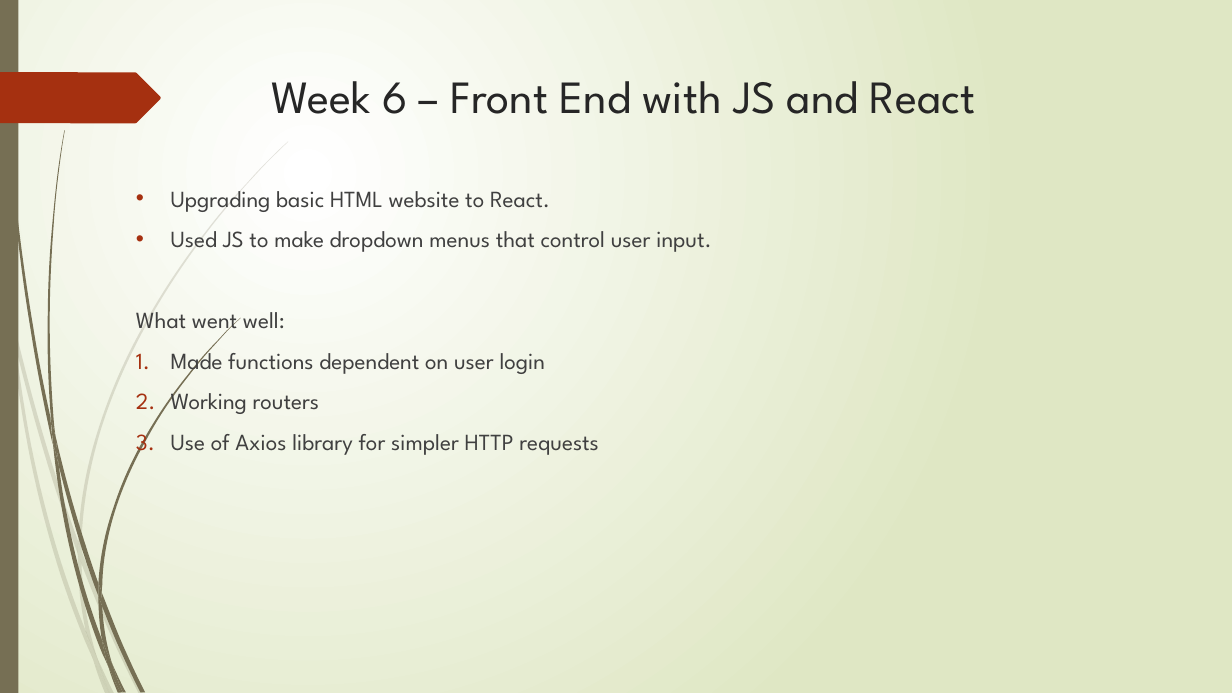
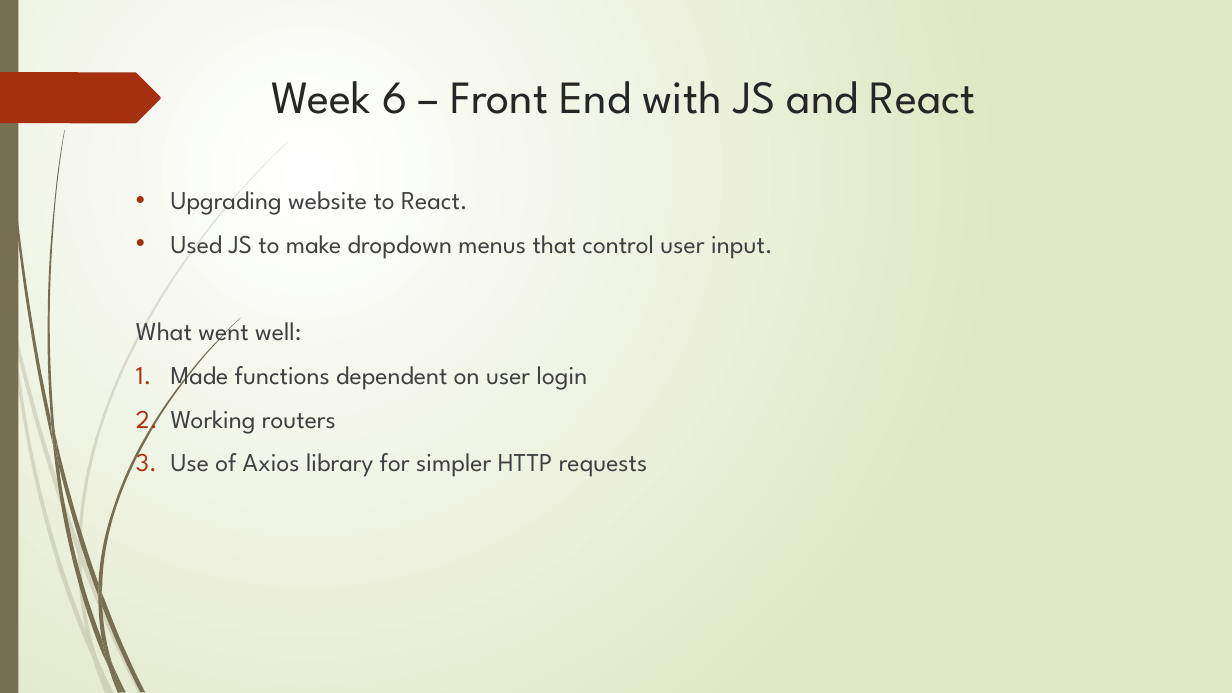
Before and after one commit to RM147/StoryGen, a slide deck: slide 9 of Project Presentation.pptx. Drawn at 1232x693 pixels with LibreOffice and Linux fonts; fonts in the diff are those of the drawing. Boxes give left, top, right and bottom in pixels: in the first picture for what was removed or moved away, otherwise in the second. Text is boxed around its words. In the diff, an @@ line names an element or a change of style, - is before the commit and + after.

```diff
--- a/Project Presentation.pptx
+++ b/Project Presentation.pptx
@@ text at (x1=171, y1=191, x2=468, y2=215): text changed; size 18 to 20 pt @@
-• Upgrading basic HTML website to React.
+• Upgrading website to React.
@@ text at (x1=136, y1=235, x2=773, y2=477): size 18 to 20 pt in "Used JS to make dropdown menus that ...", "What went well:", "Made functions dependent on user login", "Working routers" and 1 more places @@
```
Also in this commit, not shown: 10 other slides changed.
